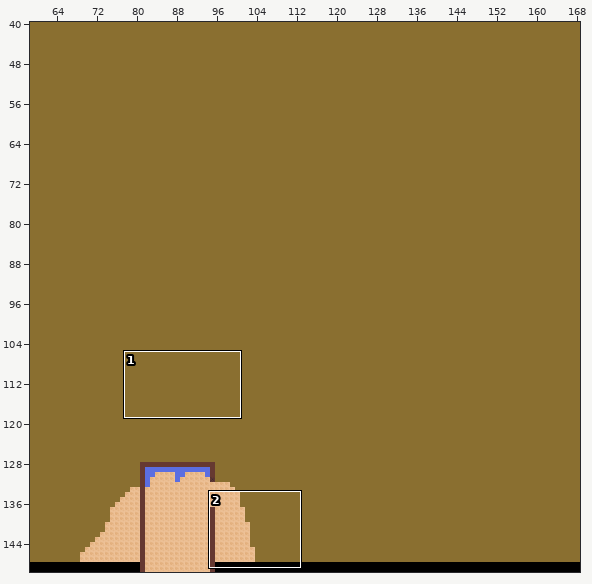
Level history. Tiled map (JSON): res/maps/Main_Map.json. The first picture is a wide view before the edit; the outline marks the close-up.
Close-up. Earlier state:
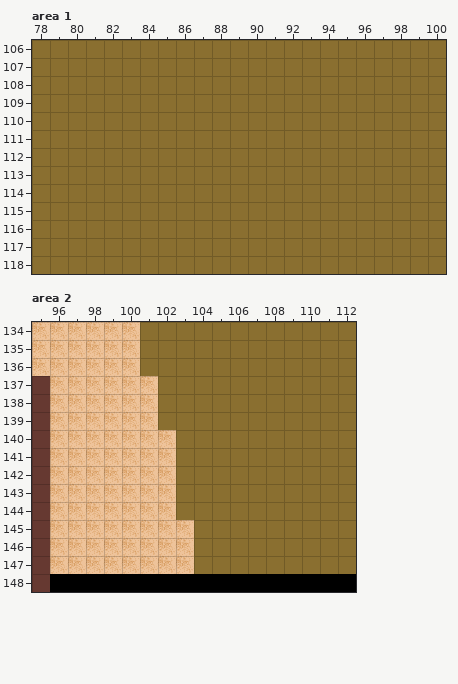
Cells are 32x32 px. Shown: area 1 x 78..100, y 106..118; area 2 x 95..112, y 134..148. The commit also changed other parts of the map, which this record leaves out.
Once edited:
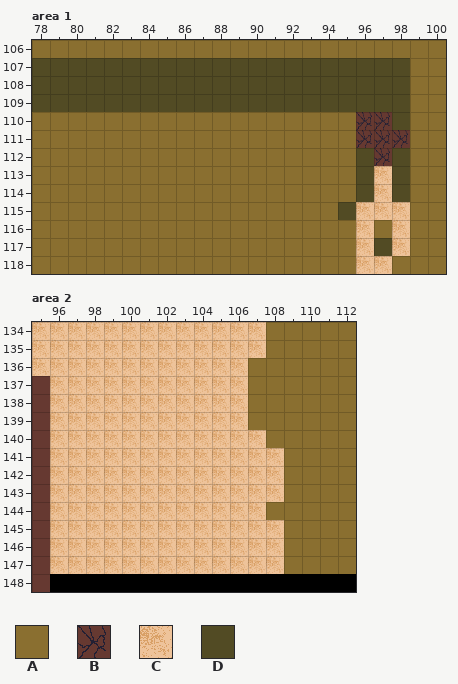
Key: from "Main": A 1, B 3, C 4, D 8.
_ is an empty cell.
From old to new:
Layer "Tile Layer 1", area 1:
The edit turns tile A into tile B in row 110 at x 96 to 97; in row 111 at x 96 to 98; in row 112 at x 97.
The edit turns tile A into tile C in rows 113 to 114 at x 97; in row 115 at x 96 to 98; in rows 116 to 117 at x 96 and 98; in row 118 at x 96 to 97.
The edit turns tile A into tile D in rows 107 to 109 at x 78 to 98; in row 110 at x 98; in rows 112 to 114 at x 96 and 98; in row 115 at x 95; in row 117 at x 97.
Layer "Tile Layer 1", area 2:
The edit turns tile A into tile C in rows 134 to 135 at x 101 to 107; in row 136 at x 101 to 106; in rows 137 to 139 at x 102 to 106; in row 140 at x 103 to 107; in rows 141 to 143 at x 103 to 108; in row 144 at x 103 to 107.
The edit turns tile A into tile C in rows 145 to 147 at x 104 to 108.
